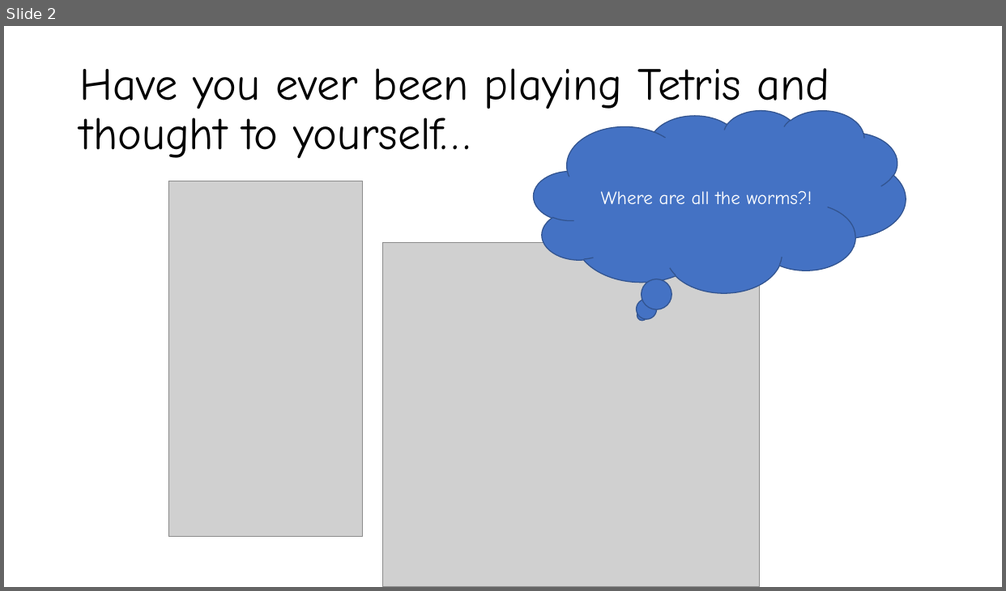
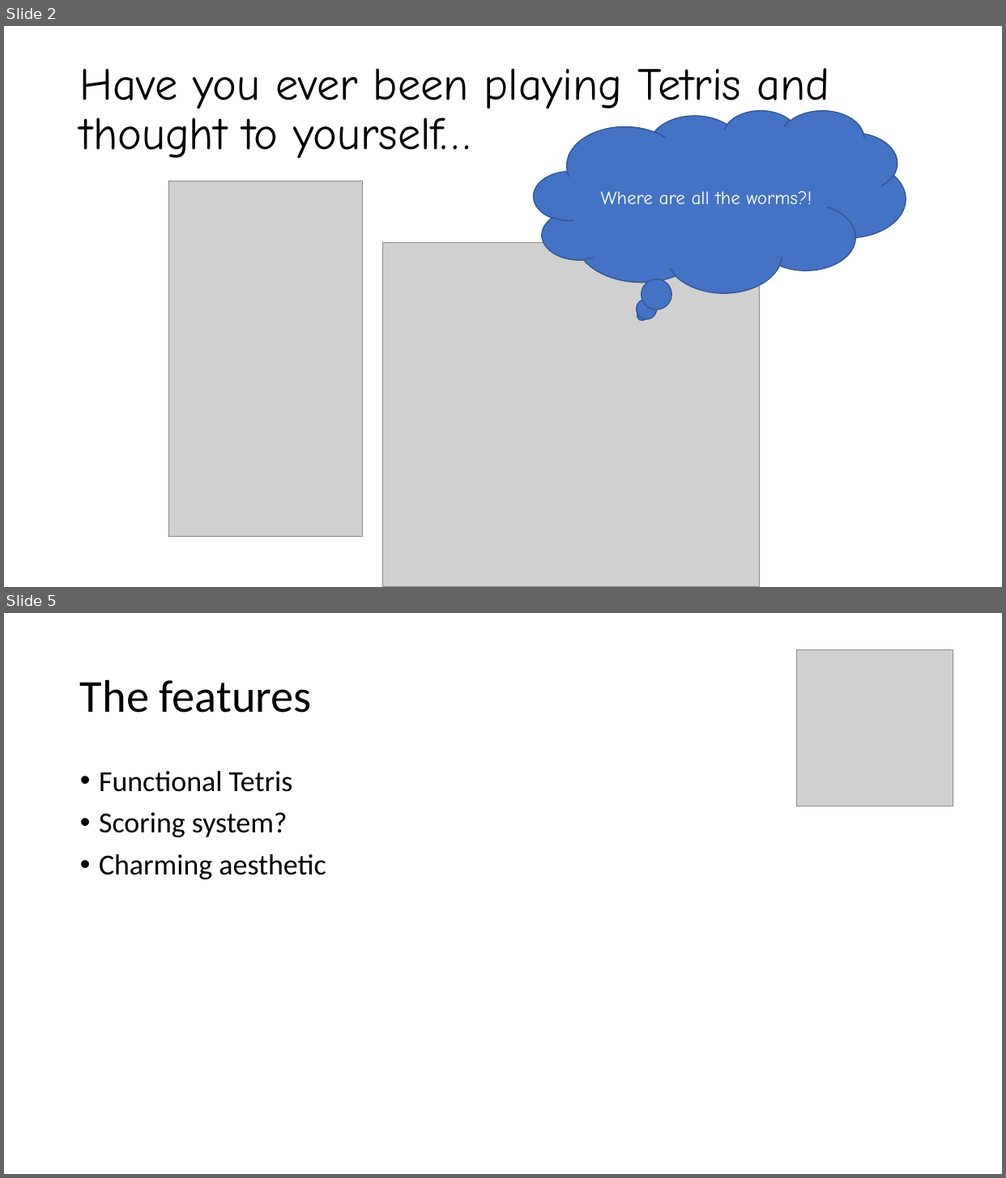
Before and after one commit to clararingrose/rguhack2023, a slide deck: tetrispresentation.pptx. Shown one above the other, each under a label of ours: slide 2 before the commit, slides 2 and 5 after it; the slides between them are not shown. The pictures are 1006x591 and 1006x1178 pixels, drawn with LibreOffice and Linux fonts; fonts in the diff are those of the drawing; grey boxes stand for pictures. Boxes give left, top, right and bottom in pixels: in the first picture for what was removed or moved away, otherwise in the second. Text is boxed around its words. In the diff, an @@ line names an element or a change of style, - is before the commit and + after.

Commit message:
updates

```diff
--- a/tetrispresentation.pptx
+++ b/tetrispresentation.pptx
@@ slide 5 added at [4, 613, 1002, 1174], background #FFFFFF @@
@@ picture added at [797, 649, 953, 806] @@
@@ title added at [80, 679, 312, 713], 44 pt, text #000000 @@
+The features
@@ text added at [99, 771, 326, 879], 28 pt, text #000000 @@
+• Functional Tetris
+• Scoring system?
+• Charming aesthetic
```
Also in this commit, not shown: 2 slides changed, 1 other slide added.
